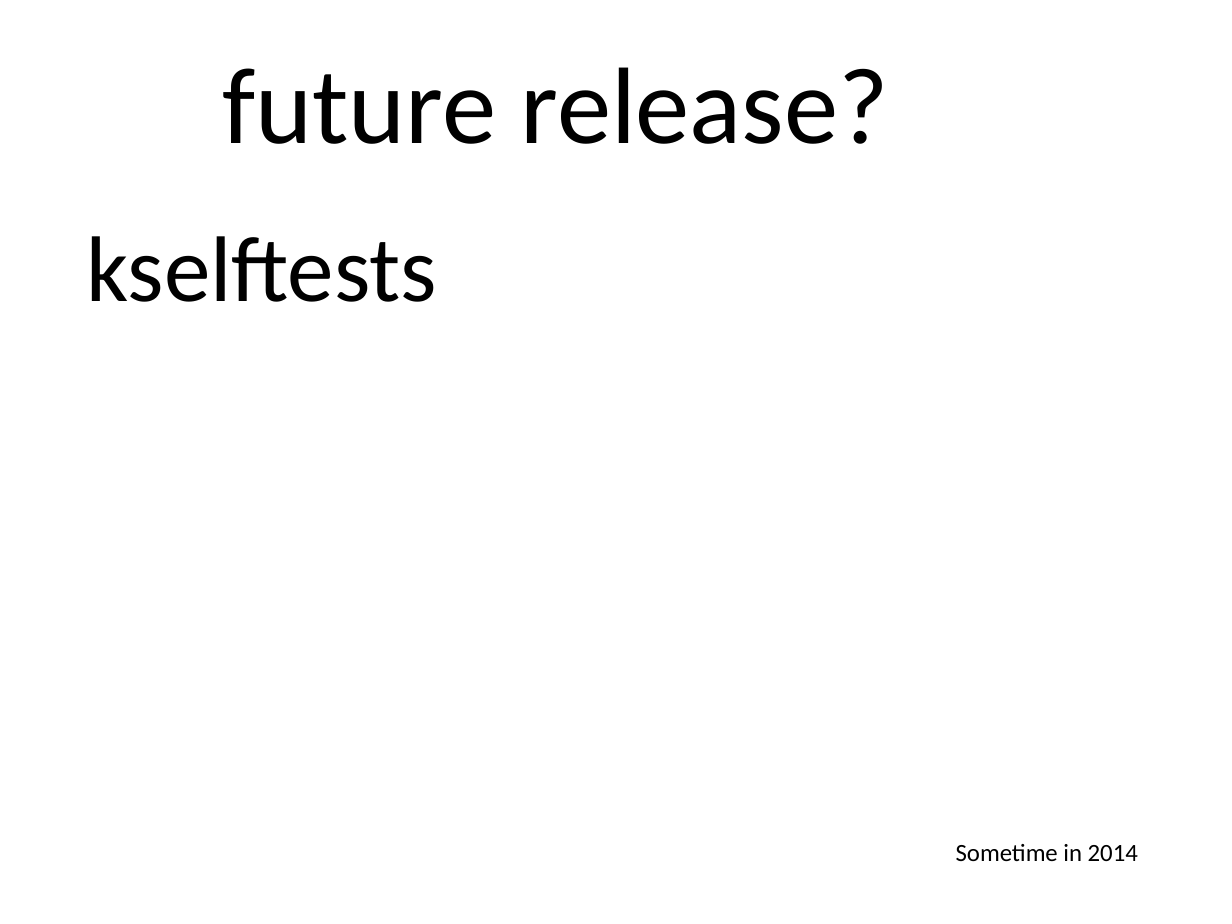
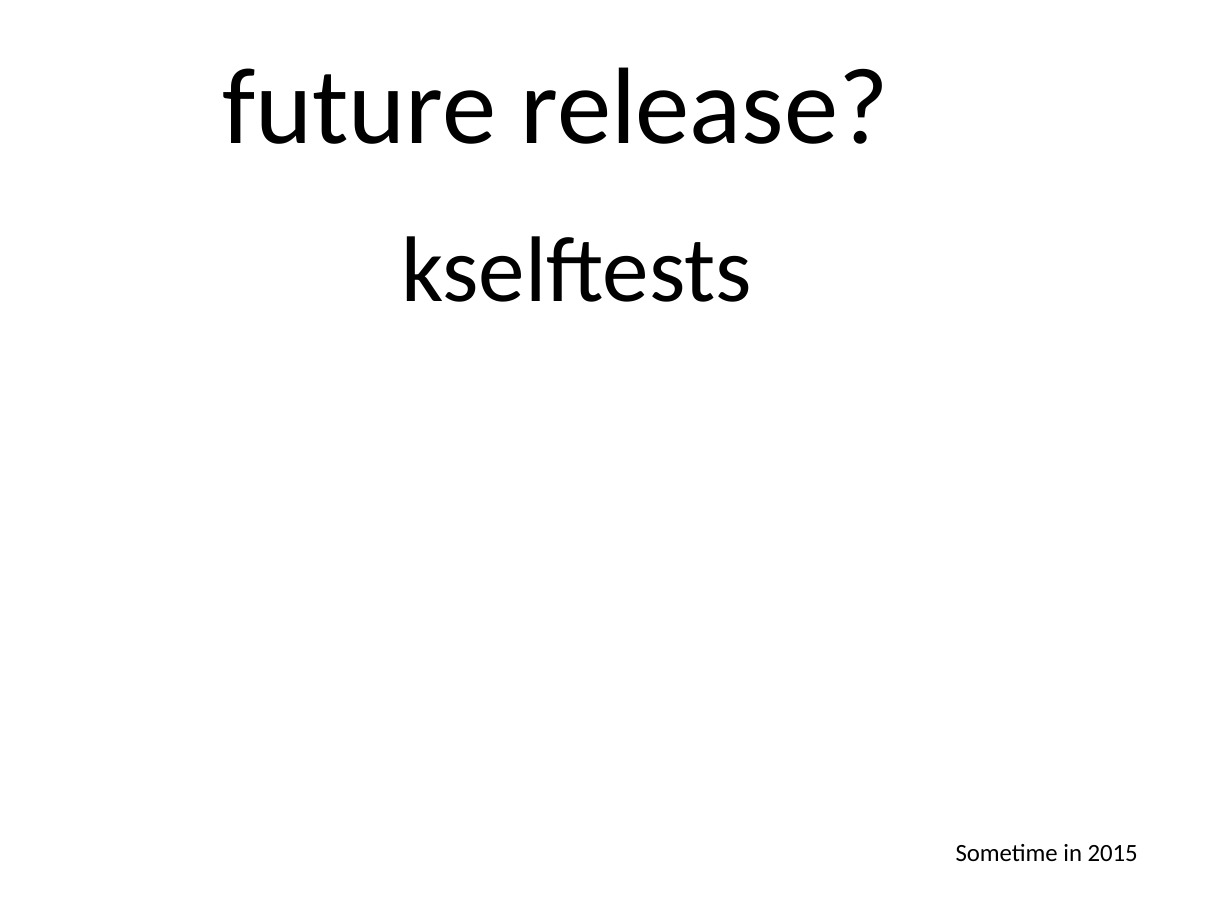
Before and after one commit to gregkh/kernel-development, a slide deck: slide 21 of lf_kernel-development.odp (slide 35 before the commit). Drawn at 1232x924 pixels with LibreOffice and Linux fonts; fonts in the diff are those of the drawing; background and template pictures are left out. Boxes give left, top, right and bottom in pixels: in the first picture for what was removed or moved away, otherwise in the second. Text is boxed around its words. In the diff, an @@ line names an element or a change of style, - is before the commit and + after.

```diff
--- a/lf_kernel-development.odp
+++ b/lf_kernel-development.odp
@@ text "kselftests": place and size @@
-text "kselftests" at [86, 236, 437, 302]
+text "kselftests" at [401, 236, 752, 302]
@@ text at [956, 844, 1138, 861]: text changed @@
-Sometime in 2014
+Sometime in 2015
```
Also in this commit, not shown: 27 other slides changed, 1 slide removed, 1 other file.
